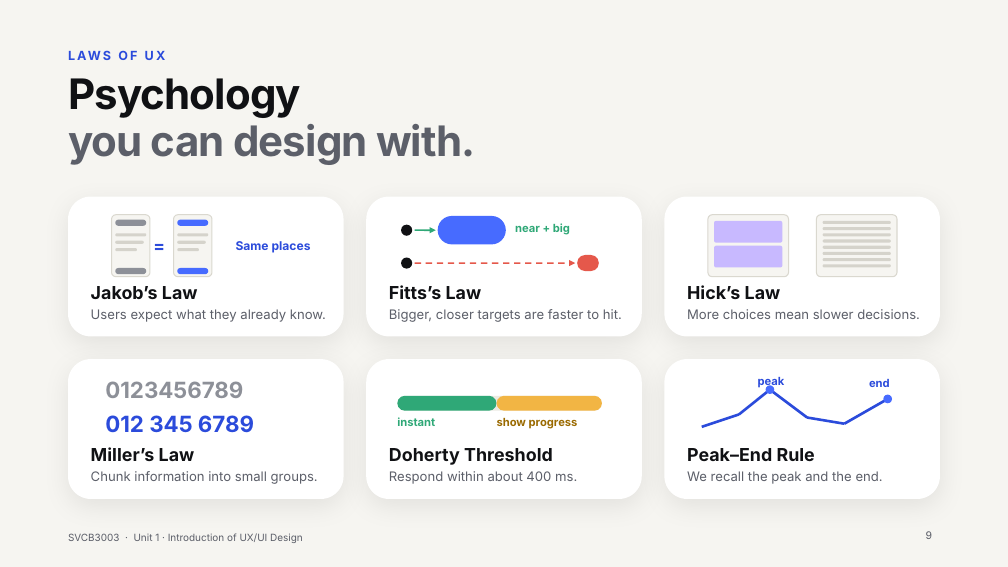
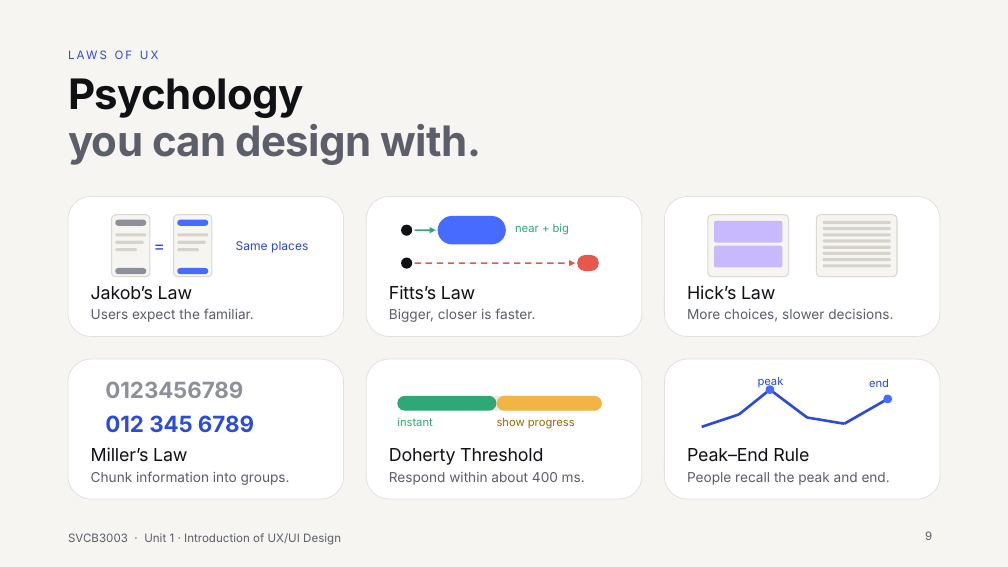
Before and after one commit to Juni233232/Portfolio, a slide deck: slide 9 of ux-ui-presentation/UX-UI-Design-Understanding-the-Experience.pptx. Drawn at 1008x567 pixels with LibreOffice and Linux fonts; fonts in the diff are those of the drawing. Boxes give left, top, right and bottom in pixels: in the first picture for what was removed or moved away, otherwise in the second. Text is boxed around its words. In the diff, an @@ line names an element or a change of style, - is before the commit and + after.

```diff
--- a/ux-ui-presentation/UX-UI-Design-Understanding-the-Experience.pptx
+++ b/ux-ui-presentation/UX-UI-Design-Understanding-the-Experience.pptx
@@ text "LAWS OF UX" at bbox=[68, 44, 749, 67]: size 12 to 11 pt, bold off @@
@@ title "Psychology" at bbox=[68, 78, 481, 165]: letter spacing -0.8 to -0.5 pt @@
@@ bold off in 7 elements at bbox=[236, 241, 308, 253], bbox=[515, 223, 569, 235], bbox=[397, 417, 432, 426], bbox=[497, 418, 575, 429], bbox=[758, 377, 784, 388], bbox=[869, 379, 889, 387], bbox=[150, 234, 169, 259] @@
@@ text at bbox=[91, 308, 254, 322]: text changed; size 12.5 to 13 pt @@
-Users expect what they already know.
+Users expect the familiar.
@@ text at bbox=[389, 308, 535, 322]: text changed; size 12.5 to 13 pt @@
-Bigger, closer targets are faster to hit.
+Bigger, closer is faster.
@@ text at bbox=[687, 309, 893, 322]: text changed; size 12.5 to 13 pt @@
-More choices mean slower decisions.
+More choices, slower decisions.
@@ outline none to #E0E0E0 0.75 pt; shadow off in 6 elements at bbox=[68, 197, 343, 337], bbox=[366, 197, 641, 337], bbox=[665, 197, 940, 337], bbox=[68, 359, 343, 499], bbox=[366, 359, 641, 499], bbox=[665, 359, 940, 499] @@
@@ letter spacing 0 to -0.2 pt, bold off in 6 elements at bbox=[91, 286, 192, 300], bbox=[389, 285, 475, 300], bbox=[687, 285, 775, 300], bbox=[91, 447, 187, 462], bbox=[389, 448, 543, 465], bbox=[687, 448, 809, 462] @@
@@ text at bbox=[91, 471, 290, 485]: text changed; size 12.5 to 13 pt @@
-Chunk information into small groups.
+Chunk information into groups.
@@ text "Respond within about 400 ms." at bbox=[389, 472, 585, 485]: size 12.5 to 13 pt @@
@@ text at bbox=[687, 472, 890, 485]: text changed; size 12.5 to 13 pt @@
-We recall the peak and the end.
+People recall the peak and end.
@@ text "SVCB3003 · Unit 1 · ..." at bbox=[68, 533, 341, 545]: size 9.5 to 11 pt @@
```
Also in this commit, not shown: 49 other slides changed, 19 other files.
